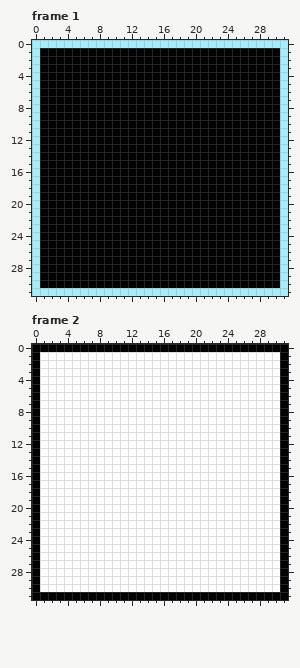
Two versions of one pixel-art file, advProject2/target/classes/se233/advproject2/assets/Collectible.aseprite. The first picture shows the starting point.
32x32 pixels, 2 frames. Shown: frame 1, frame 2. The commit also changed other frames, which this record leaves out.
And afterwards:
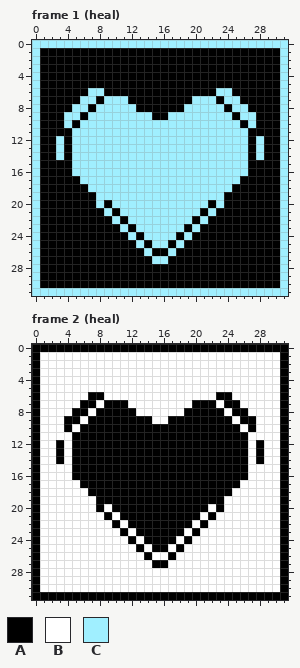
Palette (. is transparent): A #000000  B #ffffff  C #a0efff
What changed:
Frame 1 (heal):
Colour A becomes colour C in row 6 at x 7 to 8 and 23 to 24; in row 7 at x 6 to 7, 9 to 11, 20 to 22 and 24 to 25; in row 8 at x 5 to 6, 8 to 12, 19 to 23 and 25 to 26; in row 9 at x 4 to 5, 7 to 14, 17 to 24 and 26 to 27; in row 10 at x 4, 6 to 25 and 27; in row 11 at x 5 to 26.
Colour A becomes colour C in rows 12 to 14 at x 3, 5 to 26 and 28; in rows 15 to 16 at x 5 to 26; in row 17 at x 6 to 25; in row 18 at x 7 to 24; in row 19 at x 8 to 23; in row 20 at x 8, 10 to 21 and 23.
Colour A becomes colour C in row 21 at x 9, 11 to 20 and 22; in row 22 at x 10, 12 to 19 and 21; in row 23 at x 11, 13 to 18 and 20; in row 24 at x 12, 14 to 17 and 19; in row 25 at x 13, 15 to 16 and 18; in row 26 at x 14 and 17.
Colour A becomes colour C in row 27 at x 15 to 16.
Frame 2 (heal):
Colour B becomes colour A in row 6 at x 7 to 8 and 23 to 24; in row 7 at x 6 to 7, 9 to 11, 20 to 22 and 24 to 25; in row 8 at x 5 to 6, 8 to 12, 19 to 23 and 25 to 26; in row 9 at x 4 to 5, 7 to 14, 17 to 24 and 26 to 27; in row 10 at x 4, 6 to 25 and 27; in row 11 at x 5 to 26.
Colour B becomes colour A in rows 12 to 14 at x 3, 5 to 26 and 28; in rows 15 to 16 at x 5 to 26; in row 17 at x 6 to 25; in row 18 at x 7 to 24; in row 19 at x 8 to 23; in row 20 at x 8, 10 to 21 and 23.
Colour B becomes colour A in row 21 at x 9, 11 to 20 and 22; in row 22 at x 10, 12 to 19 and 21; in row 23 at x 11, 13 to 18 and 20; in row 24 at x 12, 14 to 17 and 19; in row 25 at x 13, 15 to 16 and 18; in row 26 at x 14 and 17.
Colour B becomes colour A in row 27 at x 15 to 16.
Boxes around the changes in both pictures, in picture pixels (x1, y1, x2, y2):
changed: (56, 88, 264, 264)
changed: (56, 392, 264, 568)
